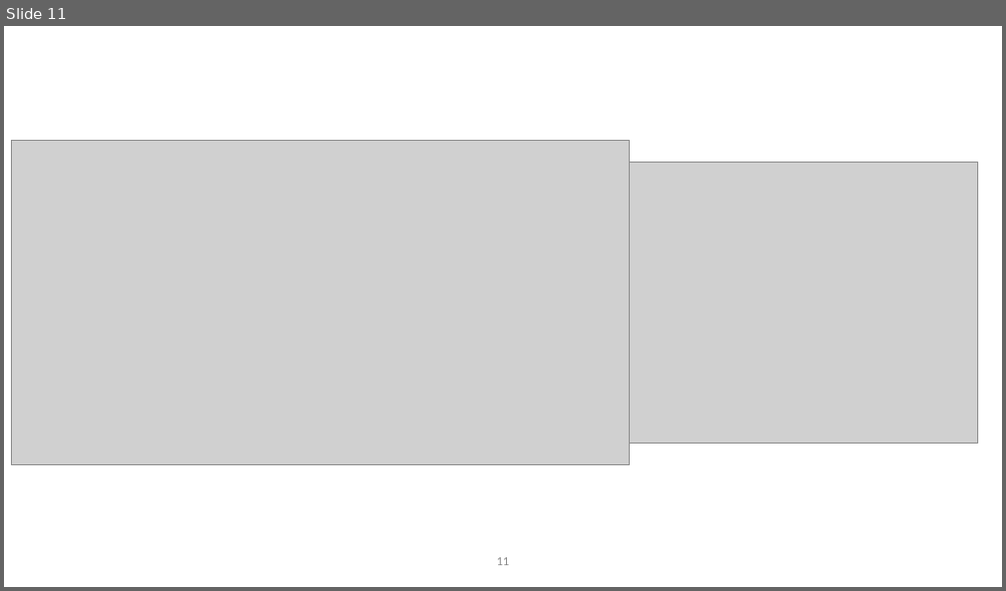
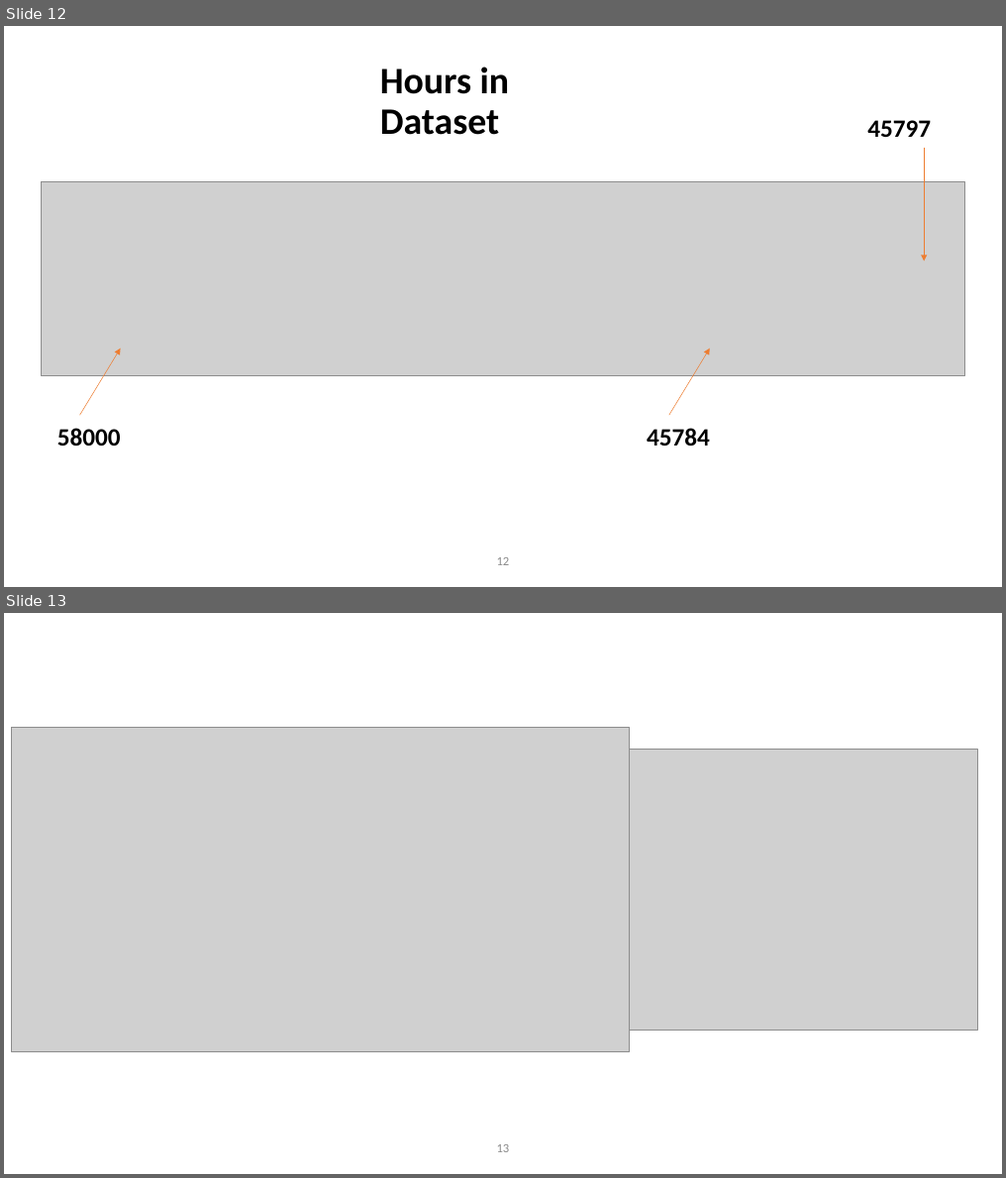
Before and after one commit to lookinALX/Data_Science_and_Co_TU_Wien, a slide deck: BA/datasets_survey_presentation.pptx. Shown one above the other, each under a label of ours: slide 11 before the commit, slides 12 and 13 after it. The pictures are 1006x591 and 1006x1178 pixels, drawn with LibreOffice and Linux fonts; fonts in the diff are those of the drawing; grey boxes stand for pictures; background and template pictures are left out. Boxes give left, top, right and bottom in pixels: in the first picture for what was removed or moved away, otherwise in the second. Text is boxed around its words. In the diff, an @@ line names an element or a change of style, - is before the commit and + after.

```diff
--- a/BA/datasets_survey_presentation.pptx
+++ b/BA/datasets_survey_presentation.pptx
@@ slide 12 added at [4, 26, 1002, 587], background picture (left out) @@
@@ title added at [380, 67, 510, 135], 36 pt, text #000000, bold @@
+Hours in Dataset
@@ text added at [867, 120, 931, 137], 24 pt, text #000000, bold @@
+45797
@@ arrow added from (924, 148) to (924, 261), #ED7D31 0.5 pt @@
@@ picture added at [41, 181, 965, 375] @@
@@ arrow added from (79, 415) to (121, 349), #ED7D31 0.5 pt @@
@@ arrow added from (669, 415) to (710, 349), #ED7D31 0.5 pt @@
@@ text added at [57, 428, 121, 446], 24 pt, text #000000, bold @@
+58000
@@ text added at [647, 428, 710, 447], 24 pt, text #000000, bold @@
+45784
@@ page number added at [497, 558, 510, 566], 12 pt, text #8C8C8C @@
+12
@@ what was slide 11 is now slide 13 @@
@@ page number at [497, 1145, 510, 1153]: text changed @@
-11
+13
```
Also in this commit, not shown: 2 slides changed, 7 other slides added, 1 other file.
